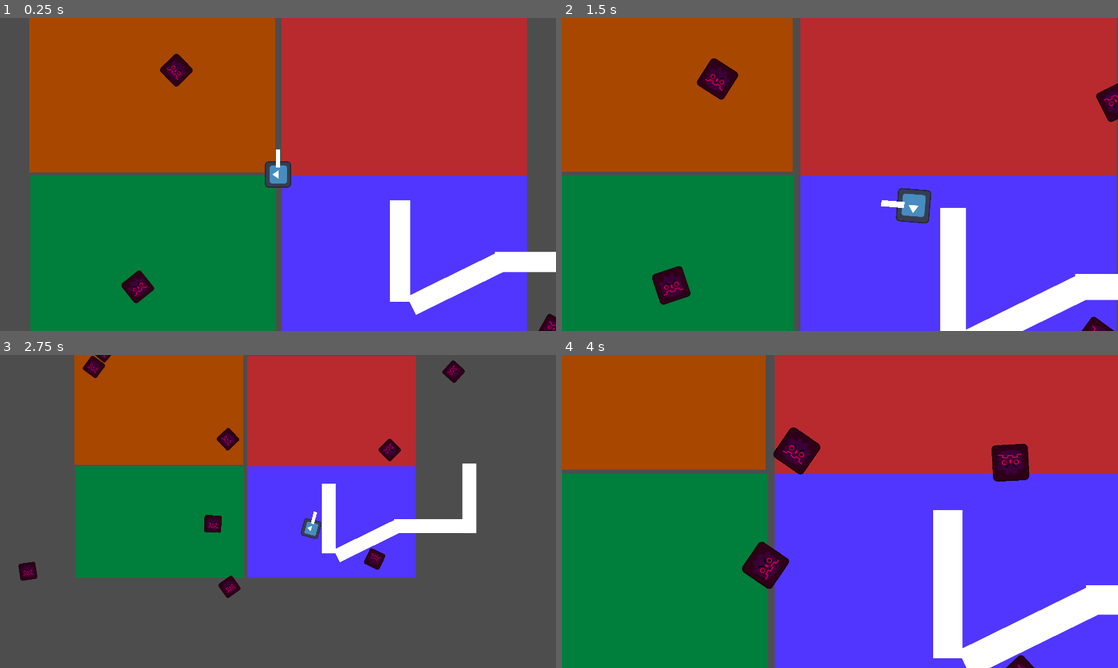
Above: before the commit, frames 1-4 (two rows, left to right).
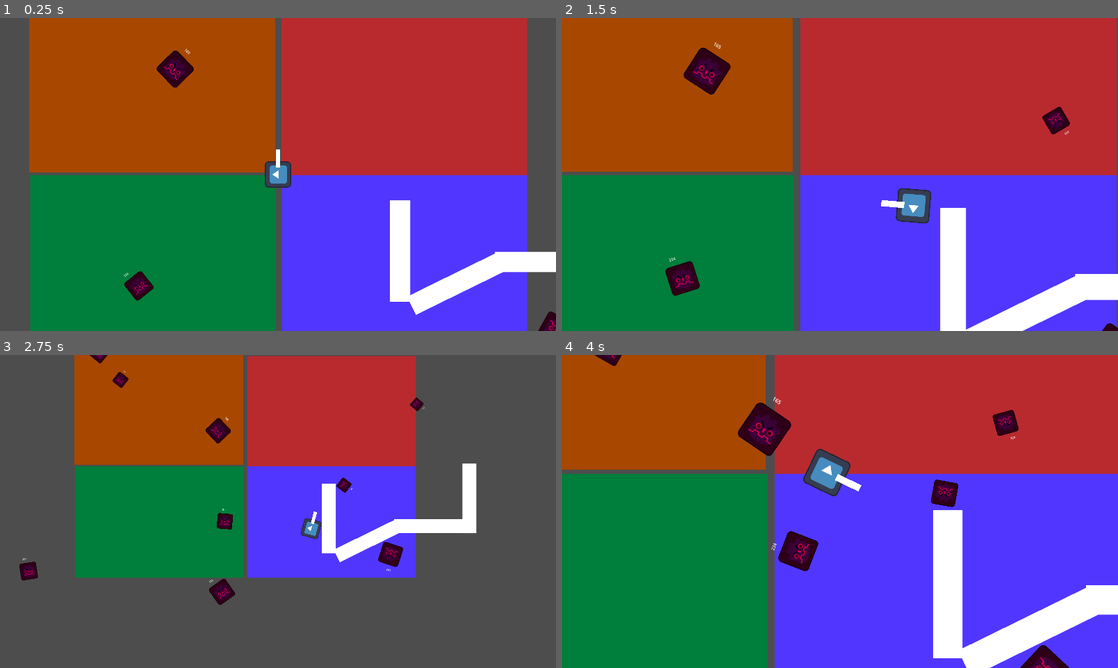
Above: after the commit, the same moments.

Repository: yasukawa426/top-down-shooter
Game: Godot game, scene res://scenes/main.tscn
Two runs of this game, one before a commit and one after it. Both use one fixed random seed, a clock stepped at 60 frames per second and the inputs below. The engine's default icon, where the game draws it, is replaced by a stand-in: a white triangle on a blue panel in a dark square.
Inputs (mouse positions are in pixels of both pictures, inside the frame that each line leads up to):
- Up to frame 1 (0.25 s): no input
- Up to frame 2 (1.5 s): move the mouse to (962, 158) at 0.52 s; hold D (move_right) 0.53-1.28 s; hold Space (shoot) 0.53-1.28 s; move the mouse to (728, 190) at 1.27 s; hold S (move_down) from 1.28 s (still down); tap Mouse wheel up (zoom_in) at 1.35 s
- Up to frame 3 (2.75 s): move the mouse to (333, 442) at 2.02 s; release S (move_down) at 2.03 s; hold D (move_right) from 2.03 s (still down); hold Mouse wheel down (zoom_out) from 2.03 s (still down)
- Up to frame 4 (4 s): move the mouse to (812, 574) at 2.77 s; release D (move_right) at 2.78 s; release Mouse wheel down (zoom_out) at 2.78 s; hold W (move_up) 2.78-3.53 s; tap Space (shoot) at 2.85 s; move the mouse to (1006, 558) at 3.52 s; hold A (move_left) from 3.53 s (still down); hold Mouse wheel up (zoom_in) from 3.53 s (still down)

The runs differ from the first frame. In frame 1, 0.4% of the frame differs, in the area x 21-100%, y 9-100%; in frame 2, 2.3%; in frame 3, 2.0%; in frame 4, 5.8%, in the area x 5-92%, y 0-100%.

Commit message:
feat: update enemy to spawn with random scale and speed, and add debug speed label

Diff:
--- a/scenes/enemies/enemy.gd
+++ b/scenes/enemies/enemy.gd
@@ -2,10 +2,21 @@
 
 
 @export var SPEED = 200
+#enemy max speed, rn its slighty lower than the player
+const _MAX_SPEED = 500
 var player:Node2D
 
 
+func _ready() -> void:
+	var rand_scale := randf_range(0.6, 1.4)
+	scale = Vector2(rand_scale, rand_scale)
 
+	#the smaller the faster, we use power so it is even more noticiable
+	set_speed(SPEED / pow(rand_scale, 1.5))
+
+	if OS.is_debug_build():
+		$DebugSpeedLabel.visible = true
+		$DebugSpeedLabel.text = str(int(SPEED))
 
 func _physics_process(delta: float) -> void:
 	velocity = Vector2.ZERO
@@ -33,3 +44,10 @@
 func _on_area_2d_body_entered(body: Node2D) -> void:
 	queue_free()
 	body.queue_free()
+
+#updated the enemy speed respecting its max speed
+func set_speed(speed: float) -> void:
+	if speed > _MAX_SPEED:
+		speed = _MAX_SPEED
+
+	SPEED = speed
--- a/scenes/enemies/enemy.tscn
+++ b/scenes/enemies/enemy.tscn
@@ -7,10 +7,17 @@
 size = Vector2(128, 128)
 
 [node name="Enemy" type="CharacterBody2D" unique_id=2032086369]
+z_index = 5
 collision_layer = 2
-collision_mask = 3
 motion_mode = 1
 script = ExtResource("1_8e3ao")
+
+[node name="DebugSpeedLabel" type="Label" parent="." unique_id=132787156]
+visible = false
+offset_left = -31.0
+offset_top = -103.0
+offset_right = 34.0
+offset_bottom = -80.0
 
 [node name="Sprite2D" type="Sprite2D" parent="." unique_id=148368133]
 modulate = Color(0.86395586, 0, 0.29259437, 1)
